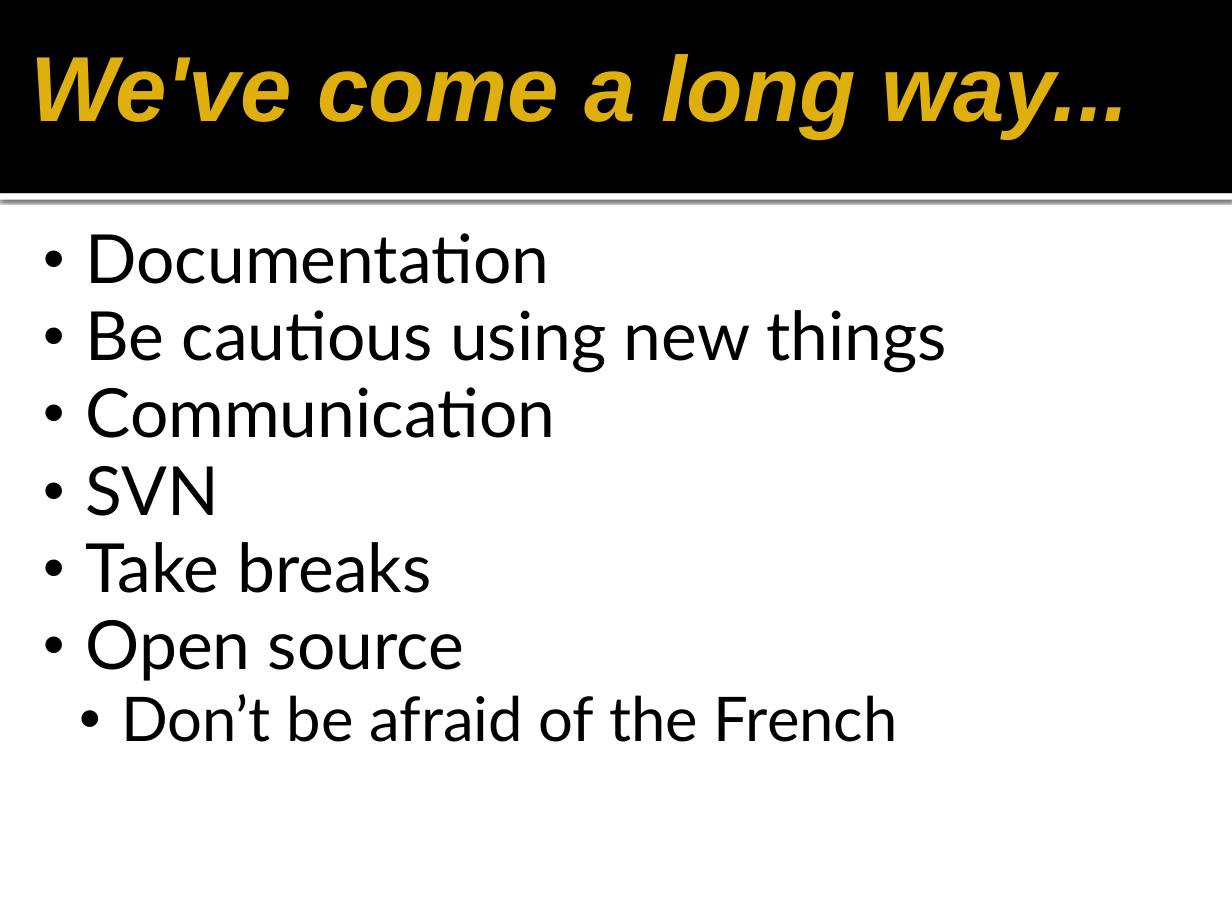
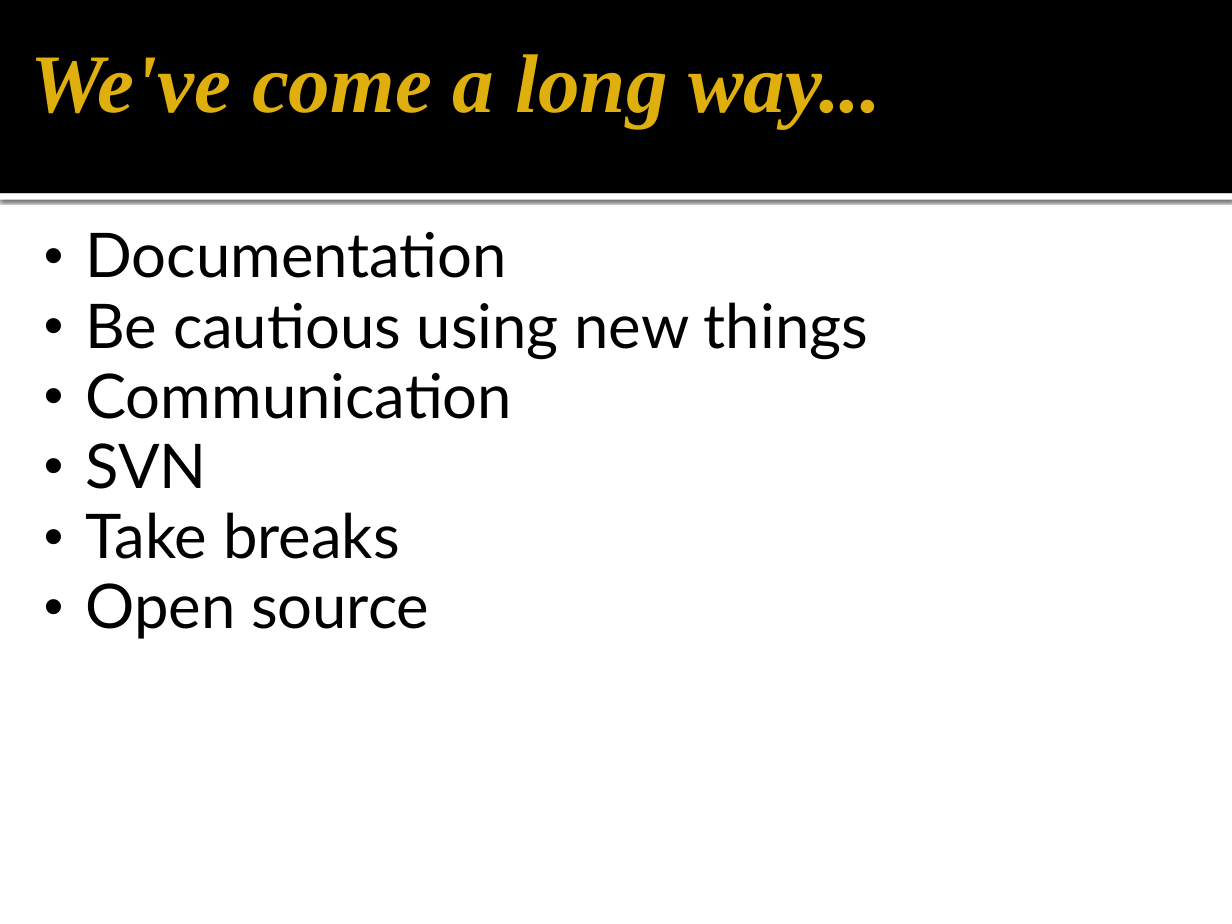
Before and after one commit to gmarcotte/teamceg, a slide deck: slide 14 of pear/submission_materials/PairgrammingDemo.pptx. Drawn at 1232x924 pixels with LibreOffice and Linux fonts; fonts in the diff are those of the drawing; background and template pictures are left out. Boxes give left, top, right and bottom in pixels: in the first picture for what was removed or moved away, otherwise in the second. Text is boxed around its words. In the diff, an @@ line names an element or a change of style, - is before the commit and + after.

```diff
--- a/pear/submission_materials/PairgrammingDemo.pptx
+++ b/pear/submission_materials/PairgrammingDemo.pptx
@@ title "We've come a long way..." at bbox=[30, 54, 881, 128]: size 60 to 54 pt, font Arial to Times New Roman @@
@@ text "Documentation" at bbox=[85, 232, 868, 639]: size 44 to 40 pt @@
@@ text at bbox=[121, 694, 898, 742]: paragraph removed @@
-    • Don’t be afraid of the French
```
Also in this commit, not shown: 7 other slides changed, 1 slide added, 1 slide removed.
